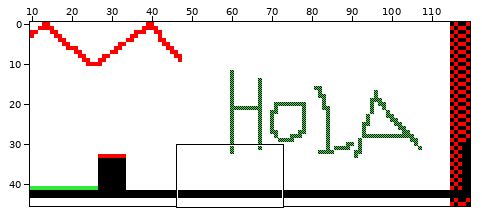
One commit to this Tiled map: img/tilemap.tmx. The picture above shows the old version from afar; the outline marks the close-up.
Close-up. Before the commit:
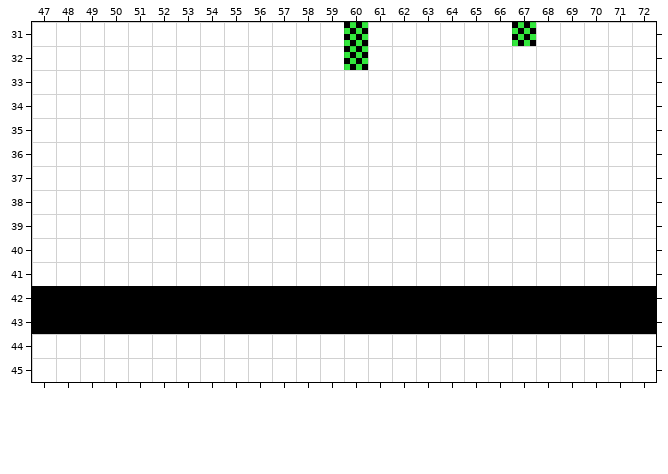
Cells are 4x4 px. Shown: x 47..72, y 31..45. The commit also changed other parts of the map, which this record leaves out.
New version:
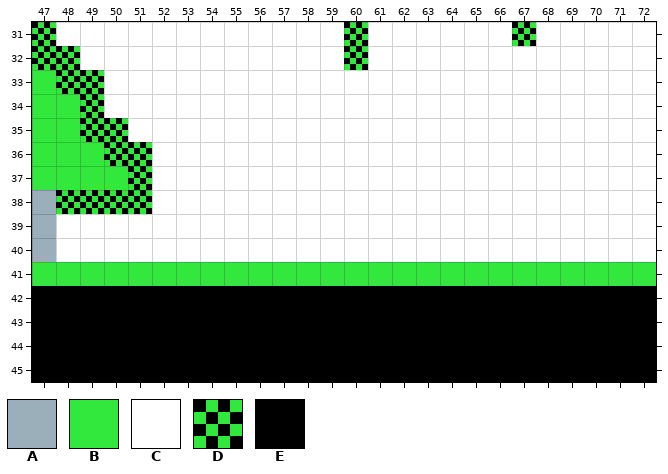
Key: from "newtiles": A 0, B 1, C 2, D 17, E 238.
_ is an empty cell.
From old to new:
Layer "Capa de Patrones 1":
y 31: x 47 C -> D
y 32: x 47..48 CC -> DD
y 33: x 47..49 CCC -> BDD
y 34: x 47..49 CCC -> BBD
y 35: x 47..50 CCCC -> BBDD
y 36: x 47..51 CCCCC -> BBBDD
y 37: x 47..51 CCCCC -> BBBBD
y 38: x 47..51 CCCCC -> ADDDD
y 39..40: x 47 C -> A
y 41: x 47..72 CCCCCCCCCCCCCCCCCCCCCCCCCC -> BBBBBBBBBBBBBBBBBBBBBBBBBB
y 44..45: x 47..72 CCCCCCCCCCCCCCCCCCCCCCCCCC -> EEEEEEEEEEEEEEEEEEEEEEEEEE
Pixel boxes of the changes (left, top, right, bottom) in both close-ups:
changed: (32, 22, 656, 286)
changed: (32, 334, 656, 382)
